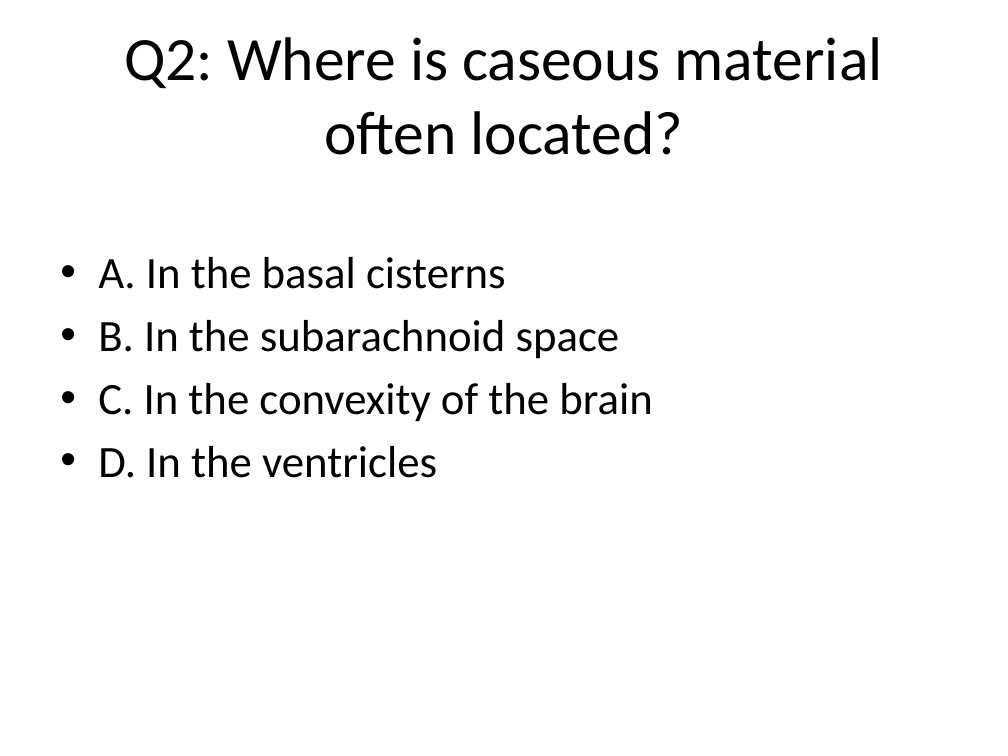
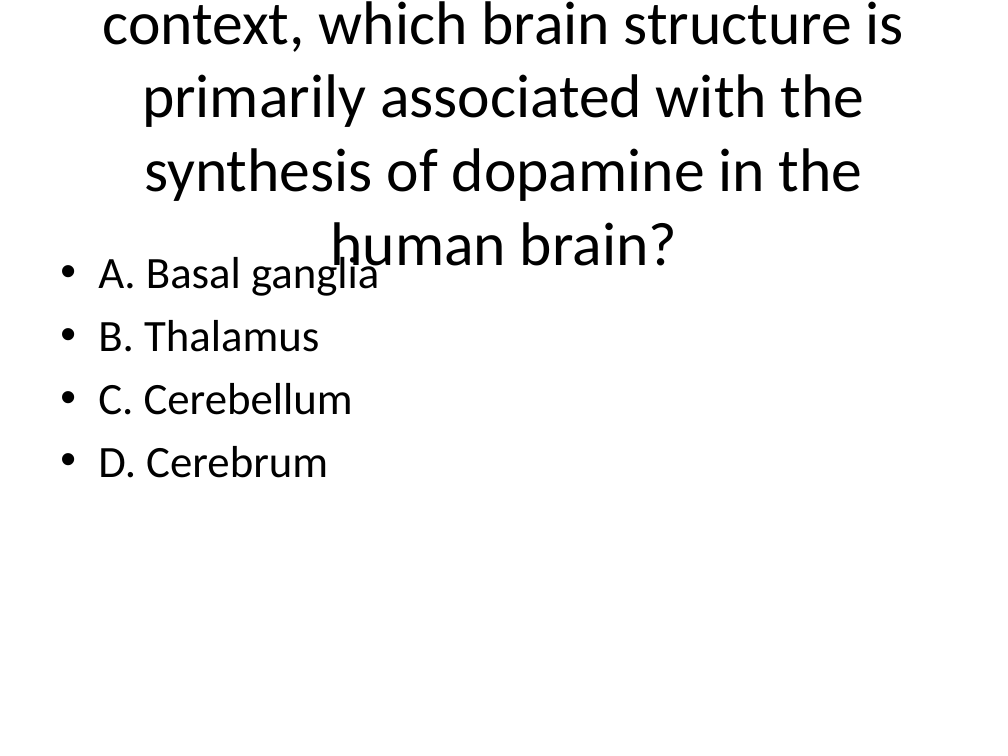
Before and after one commit to possibly-nrs-14/rag-sme, a slide deck: slide 2 of exports/quiz.pptx. Drawn at 1008x756 pixels with LibreOffice and Linux fonts; fonts in the diff are those of the drawing. Boxes give left, top, right and bottom in pixels: in the first picture for what was removed or moved away, otherwise in the second. Text is boxed around its words. In the diff, an @@ line names an element or a change of style, - is before the commit and + after.

```diff
--- a/exports/quiz.pptx
+++ b/exports/quiz.pptx
@@ title at <box>103,1,904,280</box>: text changed @@
-Q2: Where is caseous material often located?
+Q1: According to the provided context, which brain structure is primarily associated with the synthesis of dopamine in the human brain?
@@ text at <box>98,251,379,478</box>: text changed @@
-• A. In the basal cisterns
-• B. In the subarachnoid space
-• C. In the convexity of the brain
-• D. In the ventricles
+• A. Basal ganglia
+• B. Thalamus
+• C. Cerebellum
+• D. Cerebrum
```
Also in this commit, not shown: 1 other slide changed, 2 slides added, 2 slides removed, 8 other files.
